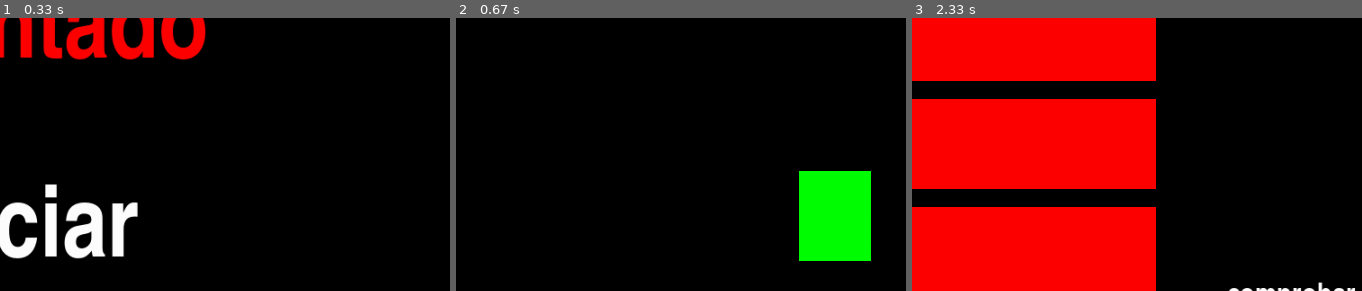
Above: before the commit, frames 1-3 (left to right).
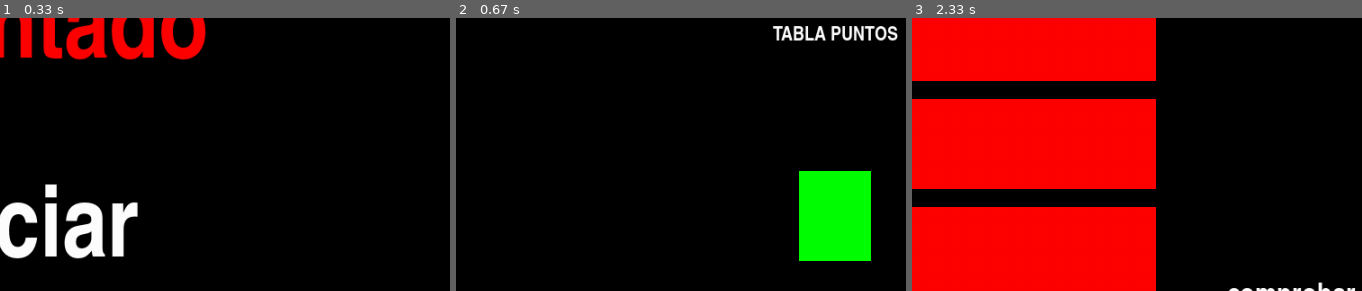
Above: after the commit, the same moments.

Repository: AlejandroFeriaGonzalez/apuntado_pygame
Game: pygame game, started from main.py
Two runs of this game, one before a commit and one after it. Both use one fixed random seed, a clock stepped at 60 frames per second and the inputs below.
Inputs (mouse positions are % of the whole screen's width and height, from its top left):
- Up to frame 1 (0.33 s): no input
- Up to frame 2 (0.67 s): press the mouse at (50, 47) at 0.37 s; move the mouse to (61, 46) at 0.47 s; release the mouse at (73, 45) at 0.6 s
- Up to frame 3 (2.33 s): press the mouse at (90, 11) at 0.7 s; move the mouse to (74, 25) at 0.8 s; release the mouse at (57, 39) at 0.93 s; press the mouse at (90, 3) at 2.03 s; move the mouse to (54, 36) at 2.13 s; release the mouse at (17, 69) at 2.27 s
The pictures show only the part of the screen within x 48-98%, y 8-58%; the shares and areas given below are measured in that part.

Frame 1 is identical in both runs. In frame 2, 0.9% of the frame differs, in the area x 70-99%, y 2-9%; in frame 3, nothing differs.

Commit message:
tabla puntos

Diff:
--- a/main.py
+++ b/main.py
@@ -103,6 +103,10 @@
         self.surf_texto_ganar = self.font.render("TERMINAR RONDA", True, "white")
         self.rect_texto_ganer = self.surf_texto_ganar.get_rect()
         self.rect_texto_ganer.center = (900, 50)
+
+        self.surf_texto_tabla = self.font.render("TABLA PUNTOS", True, "white")
+        self.rect_texto_tabla = self.surf_texto_tabla.get_rect()
+        self.rect_texto_tabla.center = (900, 100)
 
         self.carta_activa = None
         self.nombre_carta_activa = None
@@ -133,6 +137,8 @@
                 self.actualizar_mano()
                 self.game.gameStateManager.set_state("ganar")
 
+            if self.rect_texto_tabla.collidepoint(mouse_x, mouse_y):
+                print(self.puntos_jugadores)
         self.was_pressed = pygame.mouse.get_pressed()[0]
 
         if keys[pygame.K_n] and not self.tecla_N_presionada:
@@ -207,7 +213,6 @@
             nomble_clave_carta = self.lista_claves[num_carta]
             self.mano[nomble_clave_carta] = self.dict_cartas[nomble_clave_carta]
 
-
     def mover_carta(self, event):
         # mover cualquier carta
         if event.type == pygame.MOUSEBUTTONDOWN:
@@ -236,6 +241,7 @@
         pygame.draw.rect(self.game.screen, "green", self.rect_carta_a_entregar)
 
         self.game.screen.blit(self.surf_texto_ganar, self.rect_texto_ganer)
+        self.game.screen.blit(self.surf_texto_tabla, self.rect_texto_tabla)
 
         self.list_rect_cartas_en_juego = self.game.screen_rect.collideobjectsall(self.list_rect_cartas)
 
@@ -268,11 +274,13 @@
 
 class Ganar:
     def __init__(self, game: Game, mesa: Mesa):
+        self.game = game
+        self.mesa = mesa
+        self.jugador_que_termino_ronda = None
         self.cartas_sin_usar = None
         self.K_RIGHT_presionada = False
         self.was_pressed = False
-        self.game = game
-        self.mesa = mesa
+
         self.carta_activa = None
         self.list_rect_cartas_en_juego = None
 
@@ -330,6 +338,7 @@
             self.surf_texto_comprobar = self.font.render("comprobar", True, "blue")
 
             if pygame.mouse.get_pressed()[0] and not self.was_pressed:  # da click en comprobar
+
                 self.cartas_en_espacios()
                 for i, cartas_en_espacio in enumerate(self.lista_cartas_en_espacios):
                     if es_combinacion_valida(cartas_en_espacio):
@@ -348,7 +357,7 @@
                 for i, cartas_en_espacio in enumerate(self.lista_cartas_en_espacios):
                     if es_combinacion_valida(cartas_en_espacio):
                         self.color_espacios[i] = "green"
-                        self.lista_cartas_en_espacios_verdes.append(self.espacios[i])
+                        self.lista_cartas_en_espacios_verdes.append(cartas_en_espacio)  # '8D2', '5S', '7C
                     else:
                         self.color_espacios[i] = "red"
 
@@ -356,7 +365,15 @@
 
                 lista_plana = set(chain.from_iterable(self.lista_cartas_en_espacios_verdes))
                 self.cartas_sin_usar = set(self.mesa.mano) - lista_plana
-                print(lista_plana, self.cartas_sin_usar)
+                # {'8H2', '7H2', '9H2'} {'3D', '11H', '3S2', '4H', '1D2', '5H', '7D'} [['7H2', '8H2', '9H2']]
+                # sumar los puntos de las cartas sin usar
+                carta: str
+                for carta in self.cartas_sin_usar:
+                    valor = int(carta.removesuffix('2')[:-1])
+                    if valor > 10:
+                        valor = 10
+                    self.mesa.puntos_jugadores[self.mesa.index % self.mesa.num_jugadores] += valor
+                print(self.mesa.index % self.mesa.num_jugadores)
 
         else:
             self.surf_texto_entregar = self.font.render("Entregar", True, "white")
